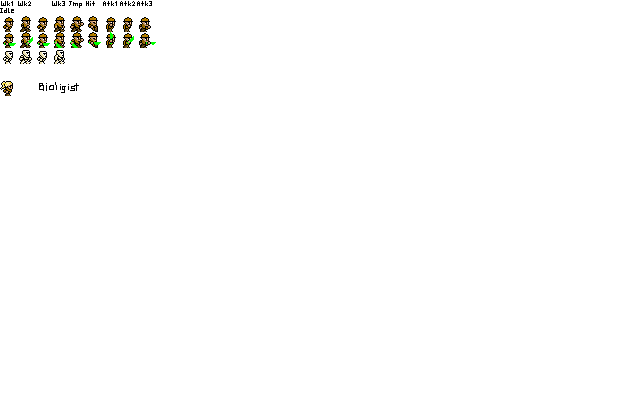
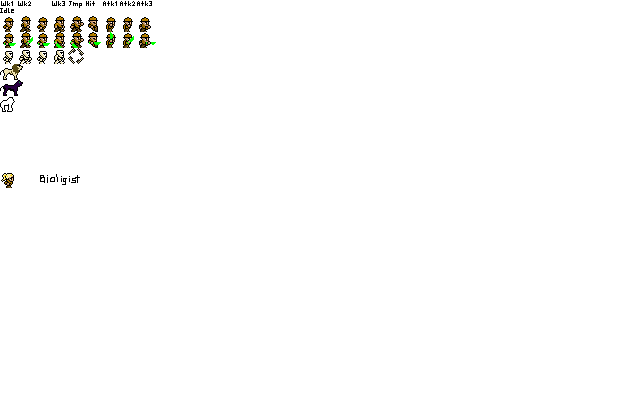
The second 640 x 400 image is a revision of the first. Changes to its layers:
painted on "sprites" over [0, 48, 84, 188]
